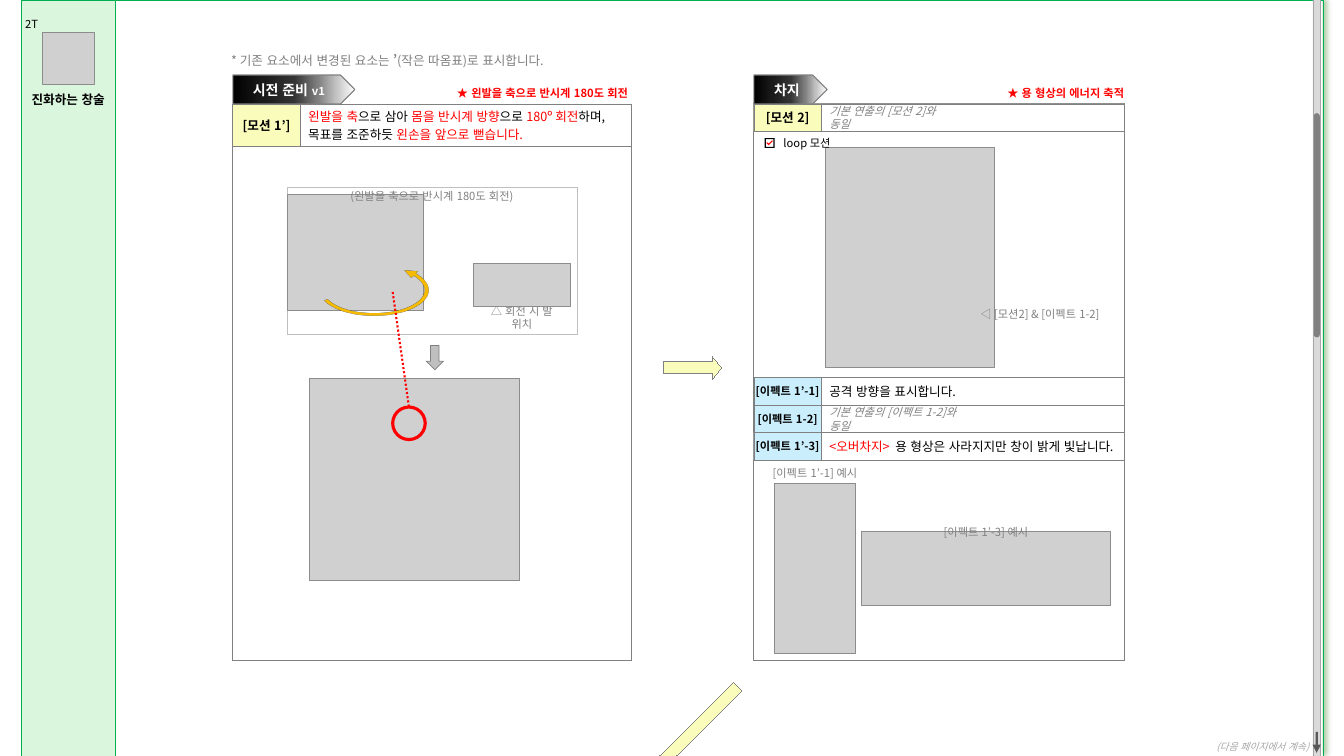
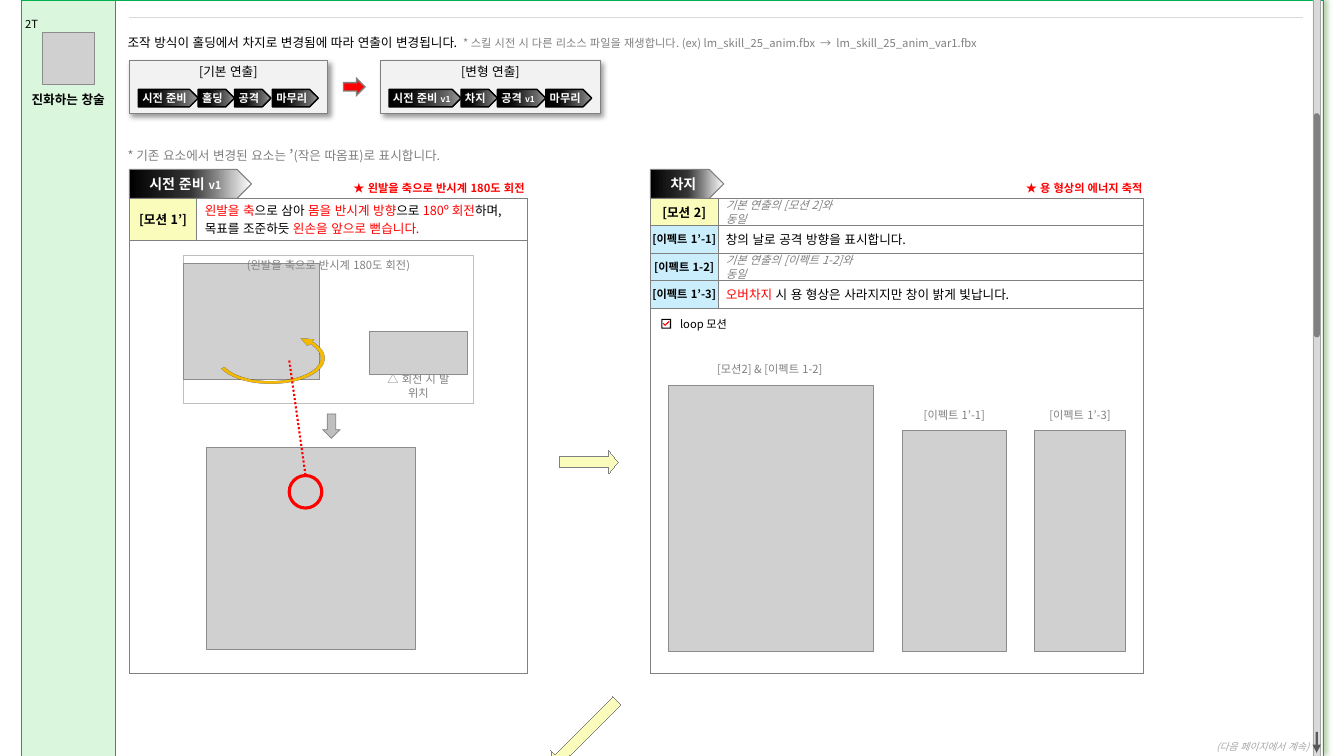
Before and after one commit to hjs0913/GameDesign, a slide deck: slide 6 of 로스트아크/창술사 역기획/스킬/[집중 스킬] 적룡포.pptx. Drawn at 1344x756 pixels with LibreOffice and Linux fonts; fonts in the diff are those of the drawing; grey boxes stand for pictures. Boxes give left, top, right and bottom in pixels: in the first picture for what was removed or moved away, otherwise in the second. Text is boxed around its words. In the diff, an @@ line names an element or a change of style, - is before the commit and + after.

Commit message:
스킬 레벨 별 변동 데이터 테이블 작성중

```diff
--- a/로스트아크/창술사 역기획/스킬/[집중 스킬] 적룡포.pptx
+++ b/로스트아크/창술사 역기획/스킬/[집중 스킬] 적룡포.pptx
@@ line added from (1303, 17) to (129, 17), #D9D9D9 0.25 pt @@
@@ group added at (128,36,976,114): 8 pentagon arrows, 2 texts, 2 rectangles, 1 right arrow @@
+* 스킬 시전 시 다른 리소스 파일을 재생합니다. (ex) lm_skill_25_anim.fbx → lm_skill_25_anim_var1.fbx
+조작 방식이 홀딩에서 차지로 변경됨에 따라 연출이 변경됩니다.
+[기본 연출]
+시전 준비
+홀딩
+마무리
+공격
+[변형 연출]
+시전 준비 v1
+차지
+마무리
+공격 v1
@@ text "★ 용 형상의 에너지 축적": place and size @@
-text "★ 용 형상의 에너지 축적" at (1022,87,1124,98)
+text "★ 용 형상의 에너지 축적" at (1040,182,1143,193)
@@ 4 texts, 3 rectangles, 2 pentagon arrows: place and size @@
-4 texts, 3 rectangles, 2 pentagon arrows at (233,54,935,146)
+4 texts, 3 rectangles, 2 pentagon arrows at (129,149,832,241)
@@ rectangle: place and size @@
-rectangle at (233,104,631,660)
+rectangle at (129,199,527,674)
@@ rectangle: place and size @@
-rectangle at (754,104,1125,131)
+rectangle at (650,199,1143,226)
@@ rectangle: place and size @@
-rectangle at (754,104,1125,378)
+rectangle at (650,199,1143,674)
@@ rectangle: place and size @@
-rectangle at (754,378,1125,405)
+rectangle at (650,226,1143,253)
@@ text at (726,233,905,245): text changed @@
-공격 방향을 표시합니다.
+창의 날로 공격 방향을 표시합니다.
@@ 2 rectangles, 1 text: place and size @@
-2 rectangles, 1 text at (754,378,955,433)
+2 rectangles, 1 text at (650,226,852,281)
@@ rectangle: place and size @@
-rectangle at (754,405,1125,433)
+rectangle at (650,253,1143,280)
@@ rectangle "[이펙트 1’-3]": place and size @@
-rectangle "[이펙트 1’-3]" at (754,433,822,460)
+rectangle "[이펙트 1’-3]" at (650,280,718,308)
@@ rectangle: place and size @@
-rectangle at (754,433,1125,460)
+rectangle at (650,280,1143,308)
@@ text at (726,288,1009,300): text changed @@
-<오버차지> 용 형상은 사라지지만 창이 밝게 빛납니다.
+오버차지 시 용 형상은 사라지지만 창이 밝게 빛납니다.
@@ freeform shape: place and size @@
-freeform shape at (765,138,775,148)
+freeform shape at (661,319,671,329)
@@ freeform shape: place and size @@
-freeform shape at (766,140,772,145)
+freeform shape at (663,322,669,327)
@@ text "loop 모션": place and size @@
-text "loop 모션" at (783,137,831,150)
+text "loop 모션" at (680,319,727,331)
@@ picture: place and size @@
-picture at (826,148,995,368)
+picture at (668,385,874,651)
@@ text at (717,364,822,375): text changed @@
-◁ [모션2] & [이펙트 1-2]
+[모션2] & [이펙트 1-2]
@@ rectangle removed at (754,378,1125,660) @@
@@ 3 pictures, 2 texts, 1 rectangle, 1 ellipse, 1 arc (boxed as its full ellipse), 1 line, 1 down arrow: place and size @@
-3 pictures, 2 texts, 1 rectangle, 1 ellipse, 1 arc (boxed as its full ellipse), 1 line, 1 down arrow at (287,188,578,581)
+3 pictures, 2 texts, 1 rectangle, 1 ellipse, 1 arc (boxed as its full ellipse), 1 line, 1 down arrow at (184,256,474,649)
@@ text at (924,410,985,421): text changed @@
-[이펙트 1’-1] 예시
+[이펙트 1’-1]
@@ text at (1049,410,1110,421): text changed @@
-[이펙트 1’-3] 예시
+[이펙트 1’-3]
@@ picture: place and size @@
-picture at (774,483,855,653)
+picture at (902,431,1007,651)
@@ picture at (1035,431,1125,651): rotation 0 to 90 degrees @@
@@ right arrow: place and size @@
-right arrow at (663,356,722,379)
+right arrow at (561,451,619,474)
@@ right arrow: place and size @@
-right arrow at (636,678,747,756)
+right arrow at (545,693,625,756)
```
Also in this commit, not shown: 3 other slides changed, 5 other files.
